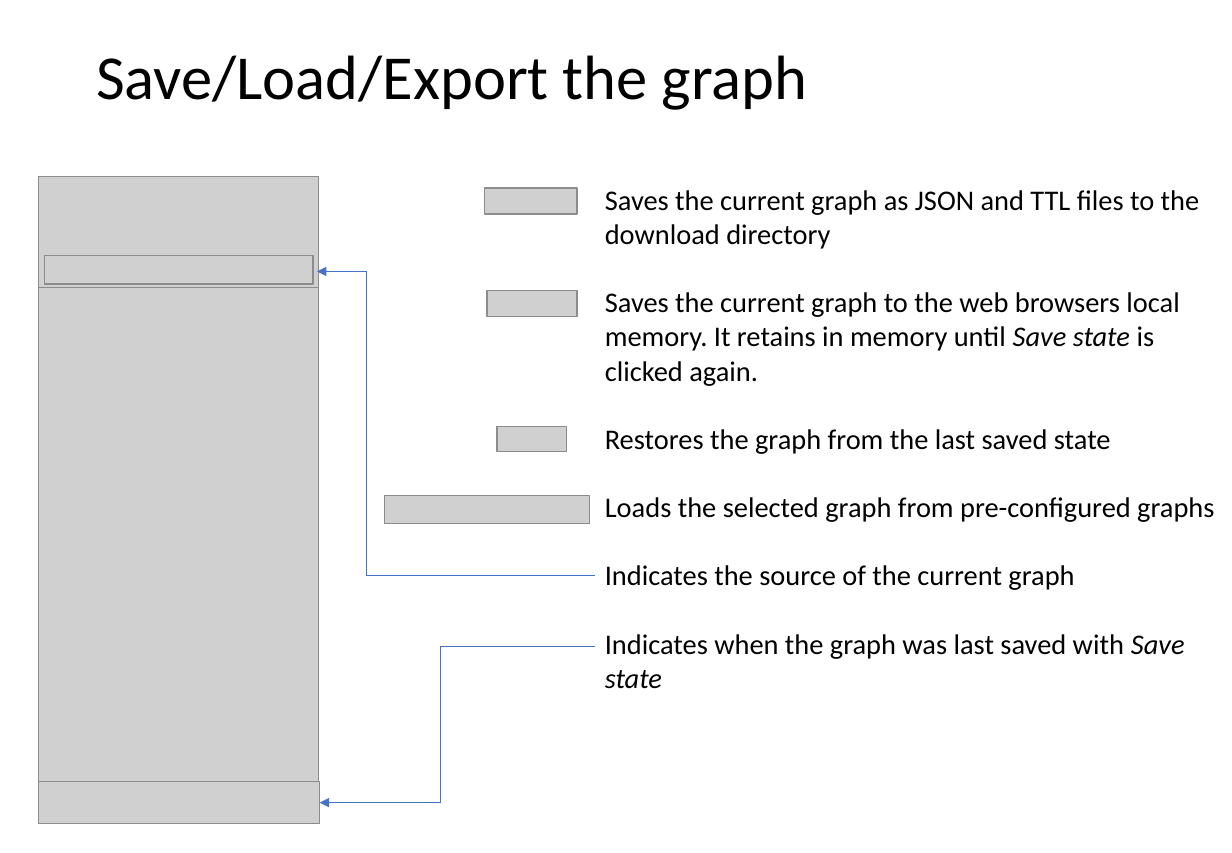
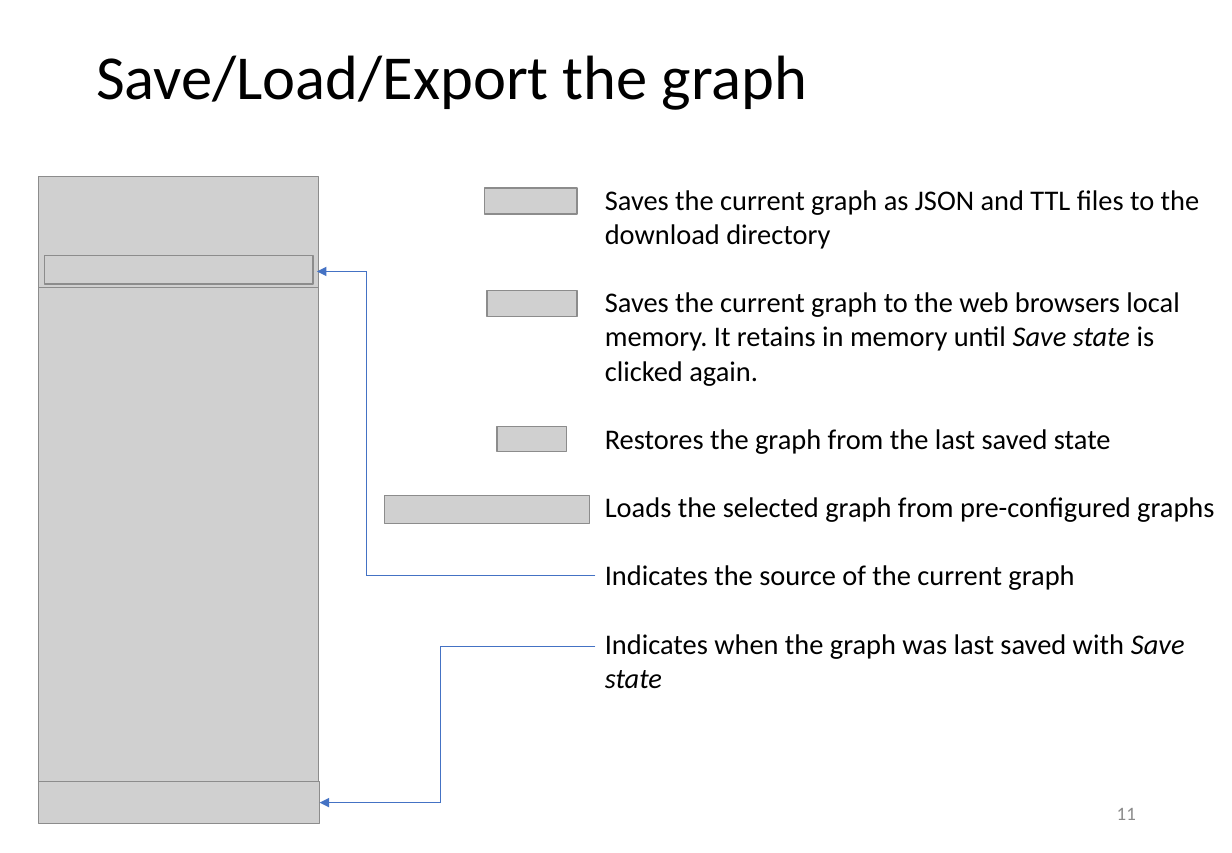
Before and after one commit to phuse-org/LinkedDataWorkshop, a slide deck: slide 11 of EUConnect18/doc/GraphEditor introduction.pptx. Drawn at 1232x853 pixels with LibreOffice and Linux fonts; fonts in the diff are those of the drawing; grey boxes stand for pictures. Boxes give left, top, right and bottom in pixels: in the first picture for what was removed or moved away, otherwise in the second. Text is boxed around its words. In the diff, an @@ line names an element or a change of style, - is before the commit and + after.

```diff
--- a/EUConnect18/doc/GraphEditor introduction.pptx
+++ b/EUConnect18/doc/GraphEditor introduction.pptx
@@ page number added at box(1117, 808, 1136, 820), 12 pt, text #8C8C8C @@
+11
```
Also in this commit, not shown: 10 other slides changed, 1 other file.
